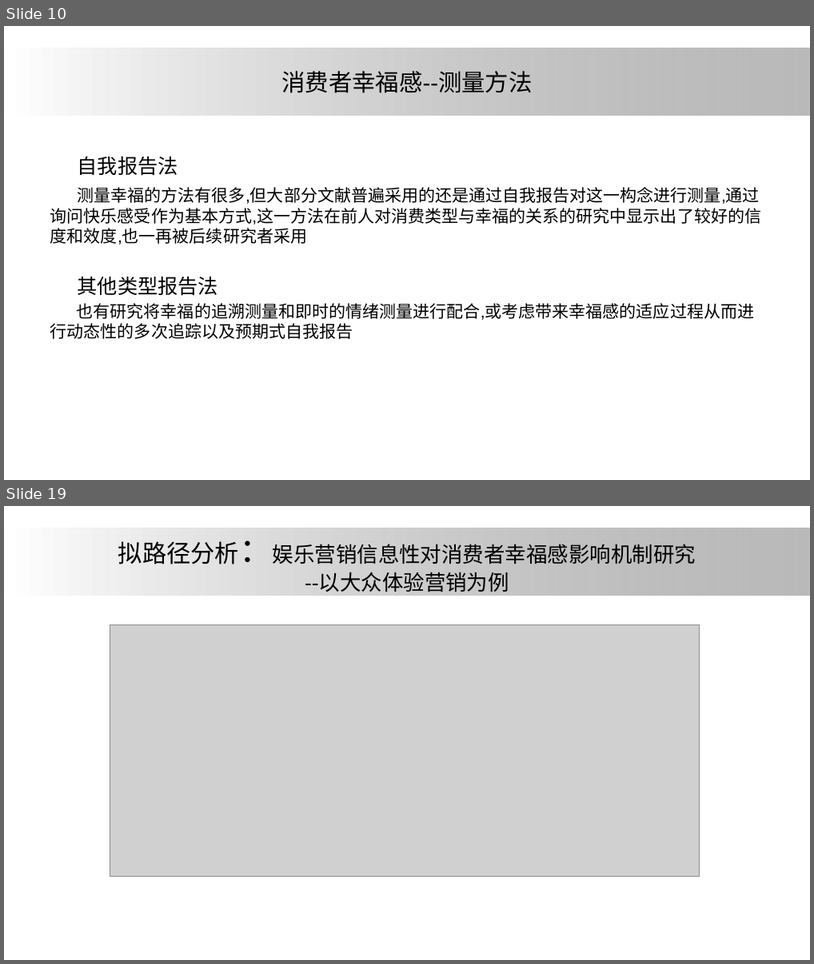
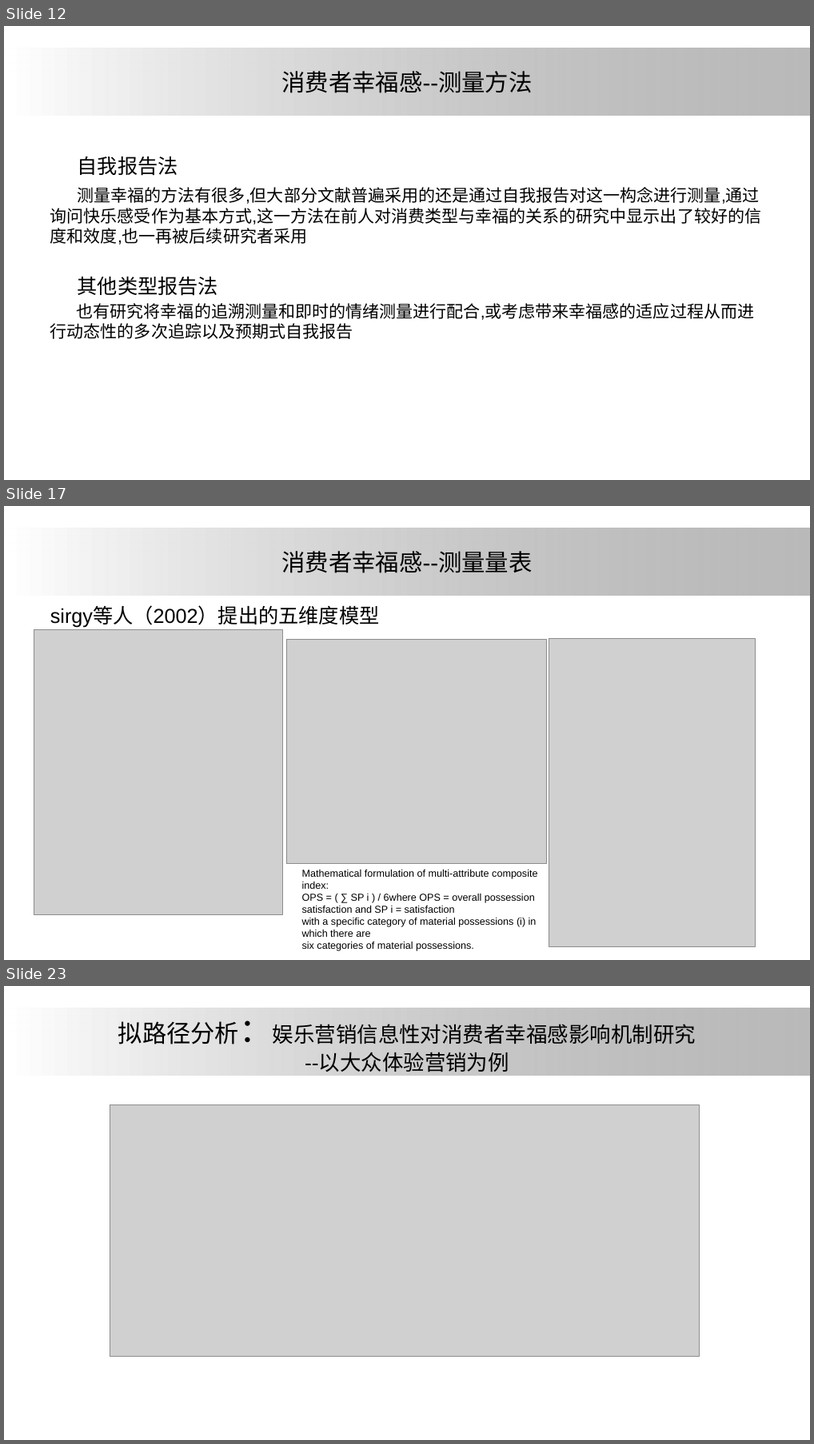
Before and after one commit to ElsaLuo/-, a slide deck: 我的坚果云/研究生搞学术/大论文/论文汇报/one.pptx. Shown one above the other, each under a label of ours: slides 10 and 19 before the commit, slides 12, 17 and 23 after it; the slides between them are not shown. The pictures are 814x964 and 814x1444 pixels, drawn with LibreOffice and Linux fonts; fonts in the diff are those of the drawing; grey boxes stand for pictures; background and template pictures are left out. Boxes give left, top, right and bottom in pixels: in the first picture for what was removed or moved away, otherwise in the second. Text is boxed around its words. In the diff, an @@ line names an element or a change of style, - is before the commit and + after.

```diff
--- a/我的坚果云/研究生搞学术/大论文/论文汇报/one.pptx
+++ b/我的坚果云/研究生搞学术/大论文/论文汇报/one.pptx
@@ slide 17 added at <box>4,506,810,960</box>, background #FFFFFF; not listed: 1 template element that a slide beside it also shows @@
@@ title added at <box>282,551,532,573</box>, 28 pt, text #000000 @@
+消费者幸福感--测量量表
@@ text added at <box>50,607,380,628</box>, 24 pt, text #000000 @@
+sirgy等人（2002）提出的五维度模型
@@ picture added at <box>34,629,283,914</box> @@
@@ picture added at <box>286,639,547,864</box> @@
@@ picture added at <box>549,639,756,947</box> @@
@@ text added at <box>302,869,538,951</box>, 12 pt, text #000000 @@
+Mathematical formulation of multi-attribute composite index:
+OPS = ( ∑ SP i ) / 6where OPS = overall possession satisfaction and SP i = satisfaction
+with a specific category of material possessions (i) in which there are
+six categories of material possessions.
@@ what was slide 10 is now slide 12 @@
@@ what was slide 19 is now slide 23 @@
```
Also in this commit, not shown: 5 slides changed, 7 other slides added, 1 slide removed, 1 other file.
